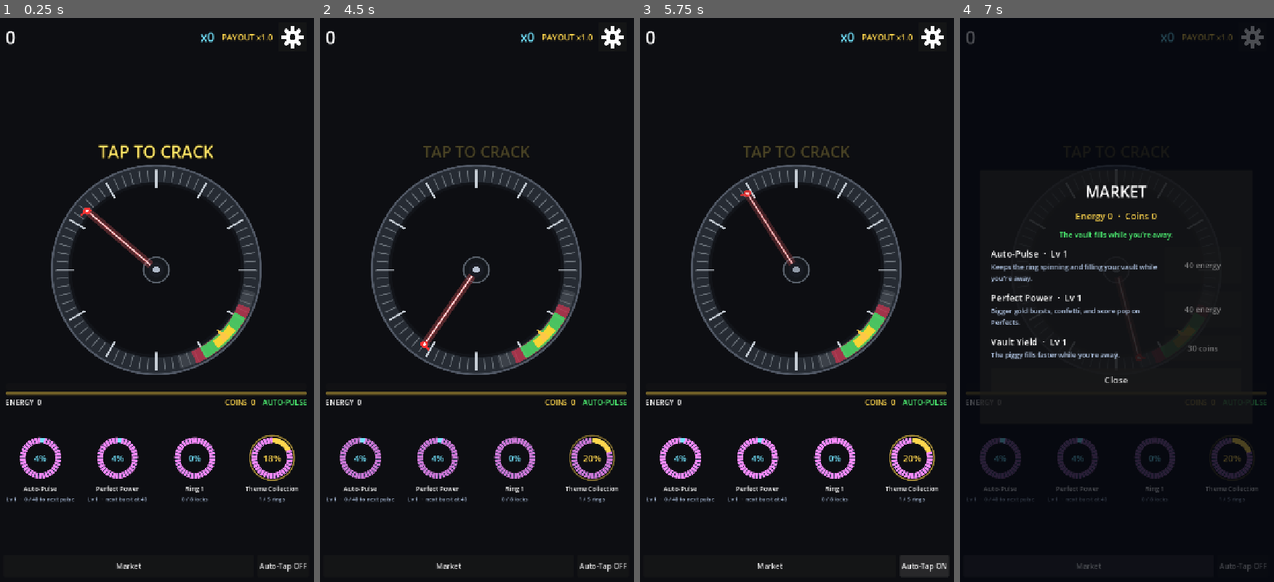
Above: before the commit, frames 1-4 (left to right).
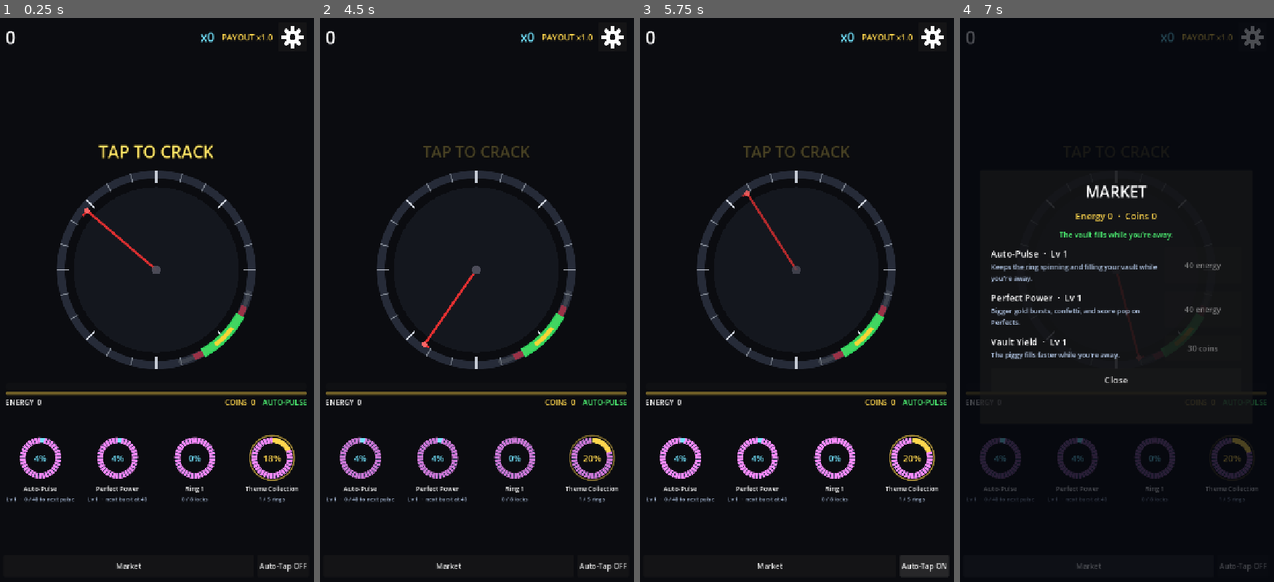
Above: after the commit, the same moments.

Repository: AvareGameStudio/loop-engine
Game: Godot game, scene res://scenes/Main.tscn
Two runs of this game, one before a commit and one after it. Both use one fixed random seed, a clock stepped at 60 frames per second and the inputs below.
Inputs (mouse positions are in pixels of both pictures, inside the frame that each line leads up to):
- Up to frame 1 (0.25 s): no input
- Up to frame 2 (4.5 s): click "Market" at 0.5 s; tap Enter every 0.75 s from 1.25 to 4.25 s; move the mouse to (549, 266) at 1.27 s; press the mouse at (549, 266) at 1.28 s; move the mouse to (411, 328) at 2.02 s; release the mouse at (411, 328) at 2.03 s; click (411, 328) at 2.1 s; move the mouse to (508, 170) at 2.77 s; press the mouse at (508, 170) at 2.78 s; move the mouse to (461, 412) at 3.52 s; release the mouse at (461, 412) at 3.53 s; click (461, 412) at 3.6 s; move the mouse to (574, 384) at 4.27 s; press the mouse at (574, 384) at 4.28 s
- Up to frame 3 (5.75 s): release the mouse at (894, 384) at 5 s; click "Auto-Tap OFF" at 5 s
- Up to frame 4 (7 s): click "Auto-Tap ON" at 5.75 s; click "Market" at 6.5 s

The runs differ from the first frame. In frame 1, 4.4% of the frame differs, in the area x 16-84%, y 26-64%; in frame 2, 4.4%; in frame 3, 4.3%; in frame 4, less than 0.1%.

Commit message:
Match the vault dial, laser, and hit juice to the spec so a crack reads on screen.
Co-authored-by: Cursor <cursoragent@cursor.com>

Diff:
--- a/project.godot
+++ b/project.godot
@@ -60,4 +60,4 @@
 renderer/rendering_method="gl_compatibility"
 renderer/rendering_method.mobile="gl_compatibility"
 textures/vram_compression/import_etc2_astc=true
-environment/defaults/default_clear_color=Color(0.051, 0.055, 0.071, 1)
+environment/defaults/default_clear_color=Color(0.043137, 0.047059, 0.062745, 1)
--- a/scenes/GameWorld.tscn
+++ b/scenes/GameWorld.tscn
@@ -45,7 +45,7 @@
 grow_horizontal = 2
 grow_vertical = 2
 mouse_filter = 2
-color = Color(0.051, 0.055, 0.071, 1)
+color = Color(0.043137, 0.047059, 0.062745, 1)
 
 [node name="Camera2D" type="Camera2D" parent="."]
 position = Vector2(360, 560)
--- a/scripts/audio/SoundManager.gd
+++ b/scripts/audio/SoundManager.gd
@@ -10,8 +10,8 @@
 var _cache: Dictionary[Vector2i, AudioStreamWAV] = {}
 const PITCH_STEP: float = 0.08
 const PITCH_CAP: float = 1.8
-## Consecutive successful hits this level. A miss or a new run resets the climb.
-var current_streak: int = 0
+## Consecutive successful hits. A miss or a new run resets the climb.
+var hit_streak: int = 0
 
 
 func _ready() -> void:
@@ -29,25 +29,25 @@
 
 
 func _on_run_started() -> void:
-	current_streak = 0
+	hit_streak = 0
 	play_tone(392.0, 0.12, 0.2)
 
 
 func _on_stage_cleared(_index: int, _payout: int) -> void:
-	current_streak = 0
+	hit_streak = 0
 	play_tone(523.25, 0.18, 0.3)
 
 
-## Successful hits climb: pitch = min(1 + streak * 0.08, 1.8). A miss breaks it.
+## Successful hits climb: pitch = clamp(1 + streak * 0.08, 1, 1.8). A miss breaks it.
 func _on_tap(result: Dictionary) -> void:
 	var grade_name: String = String(result.get("grade_name", ""))
 	match grade_name:
 		"perfect", "good":
-			current_streak += 1
+			hit_streak += 1
 			var base_pitch: float = 1.0
-			var pitch_increment: float = PITCH_STEP
+			var step: float = PITCH_STEP
 			var max_pitch: float = PITCH_CAP
-			var pitch: float = minf(base_pitch + float(current_streak) * pitch_increment, max_pitch)
+			var pitch: float = clampf(base_pitch + float(hit_streak) * step, base_pitch, max_pitch)
 			var base_freq: float = 740.0 if grade_name == "perfect" else 520.0
 			var volume: float = 0.26
 			if grade_name == "perfect":
@@ -55,7 +55,7 @@
 				volume = 0.32 * lerpf(1.0, 1.4, clampf((power - 1.0) / 1.5, 0.0, 1.0))
 			play_tone(base_freq, 0.09, volume, pitch)
 		"near_miss", "miss":
-			current_streak = 0
+			hit_streak = 0
 			if grade_name == "miss":
 				play_tone(110.0, 0.2, 0.35)
 
--- a/scripts/ui/ClaimPopup.gd
+++ b/scripts/ui/ClaimPopup.gd
@@ -20,6 +20,8 @@
 func _ready() -> void:
 	root.visible = false
 	coin_confetti.texture = _make_coin_texture()
+	coin_confetti.gravity = Vector2(0, 980)
+	coin_confetti.color = Color("ffd700")
 	coin_confetti.emitting = false
 	claim_btn.pressed.connect(_claim)
 	later_btn.pressed.connect(_later)
--- a/scripts/vfx/Juice.gd
+++ b/scripts/vfx/Juice.gd
@@ -11,8 +11,8 @@
 @export var max_burst: int = 64
 ## Ring clear: hold this scale, then restore after RING_SLOWMO_SEC real seconds.
 const RING_TIME_SCALE: float = 0.15
-const RING_SLOWMO_SEC: float = 0.2
-const HIT_ZOOM := Vector2(1.05, 1.05)
+const RING_SLOWMO_SEC: float = 0.25
+const HIT_ZOOM := Vector2(1.04, 1.04)
 
 var _shake: float = 0.0
 var _base_zoom: Vector2 = Vector2.ONE
@@ -20,7 +20,6 @@
 var _glow_tween: Tween
 var _zone_tween: Tween
 var _slowmo_token: int = 0
-var _sparks: CPUParticles2D
 
 
 func _ready() -> void:
@@ -28,7 +27,6 @@
 		_base_zoom = camera.zoom
 	if burst:
 		burst.amount = max_burst
-	_sparks = _make_sparks()
 	EventBus.juice_hit.connect(_on_juice)
 	EventBus.tap_evaluated.connect(_on_tap)
 	EventBus.stage_cleared.connect(_on_ring_cleared)
@@ -59,7 +57,7 @@
 			_add_shake(7.0 * power)
 			_zoom_punch_success()
 			_bounce_zone()
-			_emit_contact_sparks()
+			spawn_hit_sparks(_contact_point())
 			_burst(int(28.0 * power), Color(1.0, 0.84, 0.28).lerp(Color(1.0, 0.95, 0.55), clampf(power - 1.0, 0.0, 1.0)))
 			_flash_pointer(0.16 + 0.08 * (power - 1.0), clampf(0.7 + 0.3 * power, 0.7, 1.0))
 			_pulse_glow(1.4 * power)
@@ -67,7 +65,7 @@
 			_add_shake(4.0 * intensity)
 			_zoom_punch_success()
 			_bounce_zone()
-			_emit_contact_sparks()
+			spawn_hit_sparks(_contact_point())
 			_burst(16, Color(0.45, 0.75, 1.0))
 		"near_miss":
 			TimeScale.hitstop(0.18)
@@ -96,7 +94,7 @@
 	_shake = maxf(_shake, amount)
 
 
-## Successful timing: zoom to 1.05, then ease back to 1.0 over 0.1s.
+## Successful timing: zoom to 1.04, then ease back to 1.0 over 0.1s.
 func _zoom_punch_success() -> void:
 	if camera == null:
 		return
@@ -108,7 +106,7 @@
 	_zoom_tween.tween_property(camera, "zoom", Vector2.ONE, 0.1).set_trans(Tween.TRANS_CUBIC).set_ease(Tween.EASE_OUT)
 
 
-## Full ring cleared: 0.15 for 0.2 real seconds, then back to 1.0.
+## Full ring cleared: 0.15 for 0.25 real seconds, then back to 1.0.
 ## Deferred because the tap handler restores slow-mo at the end of the same call.
 func _on_ring_cleared(_index: int, _payout: int) -> void:
 	_zoom_punch_success()
@@ -154,27 +152,34 @@
 	_zoom_tween.tween_property(camera, "zoom", _base_zoom, 0.05).set_trans(Tween.TRANS_BACK)
 
 
-func _make_sparks() -> CPUParticles2D:
+## One-shot gold burst at the pick tip. The node frees itself when the burst ends.
+func spawn_hit_sparks(global_pos: Vector2) -> void:
 	var sparks := CPUParticles2D.new()
-	sparks.name = "PerfectSparks"
+	sparks.name = "HitSparks"
 	sparks.one_shot = true
-	sparks.emitting = false
-	sparks.amount = 15
-	sparks.lifetime = 0.4
+	sparks.amount = 20
+	sparks.lifetime = 0.35
 	sparks.explosiveness = 1.0
-	sparks.randomness = 0.4
 	sparks.spread = 180.0
-	sparks.gravity = Vector2(0, 280)
-	sparks.initial_velocity_min = 90.0
-	sparks.initial_velocity_max = 240.0
-	sparks.scale_amount_min = 1.4
-	sparks.scale_amount_max = 3.2
-	sparks.color = Color(1.0, 0.84, 0.28, 1)
+	sparks.initial_velocity_min = 150.0
+	sparks.initial_velocity_max = 300.0
+	sparks.gravity = Vector2(0, 420)
+	sparks.scale_amount_min = 1.6
+	sparks.scale_amount_max = 3.4
+	sparks.color = Color(1.0, 0.85, 0.3, 1.0)
 	sparks.texture = _spark_texture()
-	sparks.z_index = 6
-	var host: Node = pointer.get_parent() if pointer else self
+	sparks.z_index = 8
+	var host: Node = get_tree().current_scene if get_tree() else self
 	host.add_child(sparks)
-	return sparks
+	sparks.global_position = global_pos
+	sparks.emitting = true
+	get_tree().create_timer(sparks.lifetime + 0.05, true, false, true).timeout.connect(sparks.queue_free)
+
+
+func _contact_point() -> Vector2:
+	if pointer == null:
+		return Vector2.ZERO
+	return pointer.to_global(Vector2(pointer.length, 0.0))
 
 
 func _spark_texture() -> Texture2D:
@@ -188,13 +193,6 @@
 	return ImageTexture.create_from_image(img)
 
 
-func _emit_contact_sparks() -> void:
-	if pointer == null or _sparks == null:
-		return
-	_sparks.global_position = pointer.to_global(Vector2(pointer.length, 0.0))
-	_sparks.restart()
-
-
 func _burst(amount: int, color: Color) -> void:
 	if burst == null:
 		return
--- a/scripts/world/RingArena.gd
+++ b/scripts/world/RingArena.gd
@@ -37,10 +37,8 @@
 			pointer.grade = value
 
 var danger := Color(1.0, 0.28, 0.42, 1)
-var gold := Color(1.0, 0.78, 0.28, 1)
 ## Outside the near window is a Miss, so this band stays dull steel, never "safe".
 var outer_band_color := Color(0.34, 0.36, 0.39, 0.45)
-var _steel_hi := Color(0.78, 0.81, 0.84, 1)
 
 
 var _tap: Label
@@ -113,47 +111,31 @@
 
 func _draw() -> void:
 	var center := Vector2.ZERO
-	var dial := Color(0.15, 0.17, 0.2)
-	var gate := Color(0.2, 0.9, 0.4, 0.8)
-	# Vault well, then a thick steel combination dial.
-	draw_circle(center, radius + 34.0, Color(0.05, 0.055, 0.07, 1))
-	draw_arc(center, radius, 0.0, TAU, 128, dial, 42.0, true)
-	draw_arc(center, radius + 20.0, 0.0, TAU, 96, Color(0.32, 0.35, 0.4), 3.0, true)
-	draw_arc(center, radius - 20.0, 0.0, TAU, 96, Color(0.07, 0.08, 0.1), 5.0, true)
+	# Inner mechanism sits under the rim so the dial has depth.
+	draw_circle(center, radius - 28.0, Color(0.08, 0.09, 0.12, 1.0))
+	# Outer metal rim of the combination lock.
+	draw_arc(center, radius, 0.0, TAU, 96, Color(0.15, 0.17, 0.22, 1.0), 16.0, true)
 	_draw_ticks()
 
 	var near: float = float(windows.near)
 	var red_band: float = near - float(windows.good)
-	_draw_side_bands(near, near + red_band * outer_band_ratio, outer_band_color, ring_width + 8.0)
-	_draw_window_arc(near, danger.lerp(Color(0.25, 0.08, 0.1, 0.5), 0.35), ring_width + 10.0)
-	_draw_window_arc(float(windows.good), gate, ring_width + 8.0)
-	_draw_window_arc(float(windows.perfect), Color(1.0, 0.84, 0.2, 0.95), ring_width)
-	_draw_gate_tooth()
-	draw_circle(center, 28.0, Color(0.08, 0.09, 0.11, 1))
-	draw_arc(center, 28.0, 0.0, TAU, 32, Color(0.35, 0.38, 0.42), 2.0, true)
+	_draw_side_bands(near, near + red_band * outer_band_ratio, outer_band_color, 8.0)
+	_draw_window_arc(near, danger.lerp(Color(0.25, 0.08, 0.1, 0.55), 0.4), 12.0)
+	# The gate the pick has to hit.
+	_draw_window_arc(float(windows.good), Color(0.2, 0.95, 0.4, 0.85), 20.0)
+	_draw_window_arc(float(windows.perfect), Color(1.0, 0.84, 0.2, 0.95), 8.0)
 
 
 func _draw_ticks() -> void:
-	var steps := 72
-	for i in steps:
-		var angle := float(i) * TAU / float(steps)
-		var major := i % 6 == 0
-		var inner := radius - (28.0 if major else 14.0)
-		var outer := radius + 10.0
-		var col := _steel_hi if major else Color(0.5, 0.53, 0.56, 0.75)
-		draw_line(Vector2.from_angle(angle) * inner, Vector2.from_angle(angle) * outer, col, 2.8 if major else 1.2, true)
-
-
-## Inward tooth at the gate: the notch the pick is aiming for.
-func _draw_gate_tooth() -> void:
-	var dir := Vector2.from_angle(target_angle)
-	var side := dir.orthogonal() * 9.0
-	var base := dir * (radius + 6.0)
-	draw_colored_polygon(PackedVector2Array([
-		base + side,
-		base - side,
-		dir * (radius - 26.0),
-	]), gold)
+	# 15° steps: a mechanical safe dial, not a smooth neon ring.
+	var step := 15
+	for deg in range(0, 360, step):
+		var angle := deg_to_rad(float(deg))
+		var major := deg % 45 == 0
+		var inner := radius - (18.0 if major else 10.0)
+		var outer := radius + 8.0
+		var col := Color(0.82, 0.84, 0.88, 1.0) if major else Color(0.55, 0.58, 0.62, 0.9)
+		draw_line(Vector2.from_angle(angle) * inner, Vector2.from_angle(angle) * outer, col, 2.4 if major else 1.2, true)
 
 
 func _draw_window_arc(half_deg: float, color: Color, width: float) -> void:
--- a/scripts/world/RingPointer.gd
+++ b/scripts/world/RingPointer.gd
@@ -50,20 +50,13 @@
 
 func _draw() -> void:
 	var tip := Vector2(length, 0.0)
-	var tip_color := Color(1.0, 0.2, 0.2)
-	var beam := tip_color.lerp(_grade_color(), 0.2)
-	# Soft beam, then a sharp core from the hub out to the dial.
-	draw_line(Vector2(16.0, 0.0), tip, Color(beam, 0.35), 16.0, true)
-	draw_line(Vector2(16.0, 0.0), tip, beam, 3.2, true)
-	draw_line(Vector2(16.0, 0.0), tip, Color(1.0, 0.92, 0.92, 1.0), 1.2, true)
-	# Precision tip. A short tooth still shows travel direction.
-	var tooth := tip + Vector2(4.0, direction * (14.0 + 6.0 * _flip_flash))
-	draw_line(tip, tooth, tip_color, 3.0, true)
-	draw_circle(tip, 8.0, tip_color)
-	draw_circle(tip, 3.2, Color(1.0, 0.9, 0.9))
-	# Hub at the base of the needle.
-	draw_circle(Vector2.ZERO, 16.0, Color(0.1, 0.11, 0.14))
-	draw_circle(Vector2.ZERO, 7.0, Color(0.72, 0.76, 0.82))
+	# Sharp red beam from the pivot to the dial.
+	draw_line(Vector2.ZERO, tip, Color(1.0, 0.2, 0.2, 0.9), 4.0, true)
+	# Travel direction stays readable as a short tooth on the tip.
+	var tooth := tip + Vector2(0.0, direction * (12.0 + 6.0 * _flip_flash))
+	draw_line(tip, tooth, Color(1.0, 0.2, 0.2, 0.9), 3.0, true)
+	draw_circle(tip, 6.0, Color(1.0, 0.4, 0.4, 1.0))
+	draw_circle(Vector2.ZERO, 10.0, Color(0.3, 0.3, 0.35, 1.0))
 
 
 func _grade_color() -> Color:
